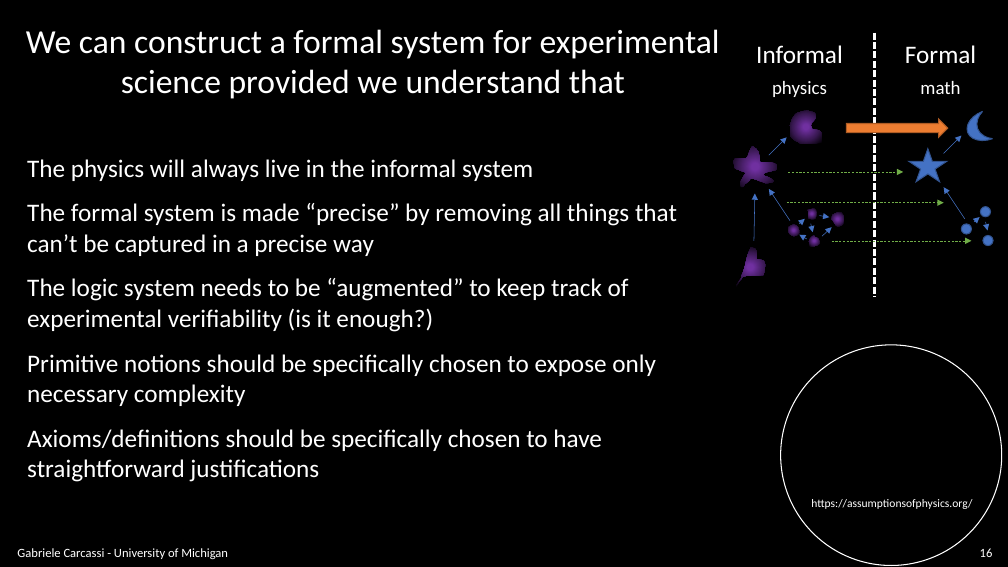
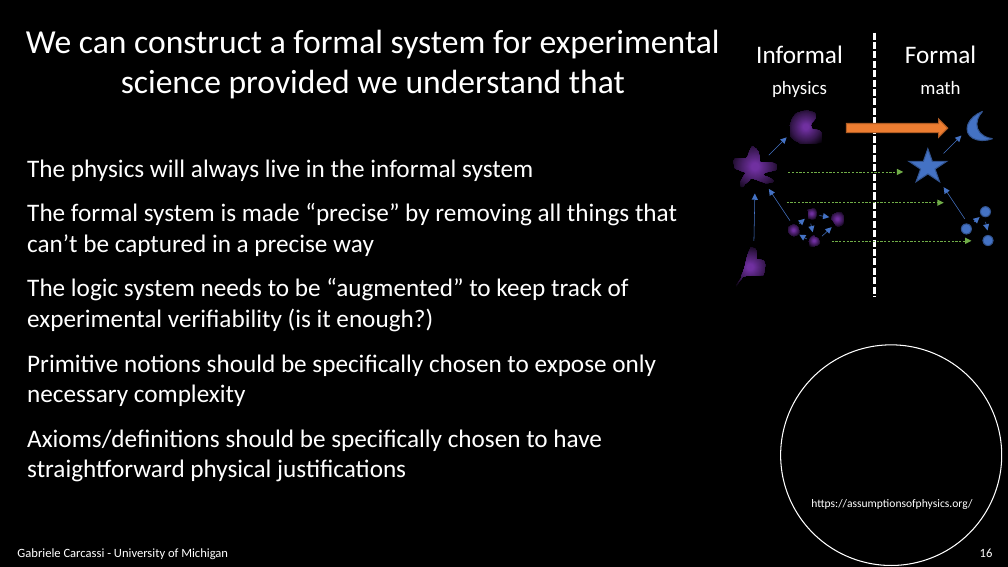
Before and after one commit to assumptionsofphysics/slides, a slide deck: slide 16 of BookCompanions-v2/PM-1-FormalSystemsForPhysics.pptx. Drawn at 1008x567 pixels with LibreOffice and Linux fonts; fonts in the diff are those of the drawing; background and template pictures are left out. Boxes give left, top, right and bottom in pixels: in the first picture for what was removed or moved away, otherwise in the second. Text is boxed around its words. In the diff, an @@ line names an element or a change of style, - is before the commit and + after.

```diff
--- a/BookCompanions-v2/PM-1-FormalSystemsForPhysics.pptx
+++ b/BookCompanions-v2/PM-1-FormalSystemsForPhysics.pptx
@@ text at bbox=[27, 429, 602, 482]: text changed @@
-Axioms/definitions should be specifically chosen to have straightforward justifications
+Axioms/definitions should be specifically chosen to have straightforward physical justifications
```
Also in this commit, not shown: 3 other slides changed, 2 other files.
